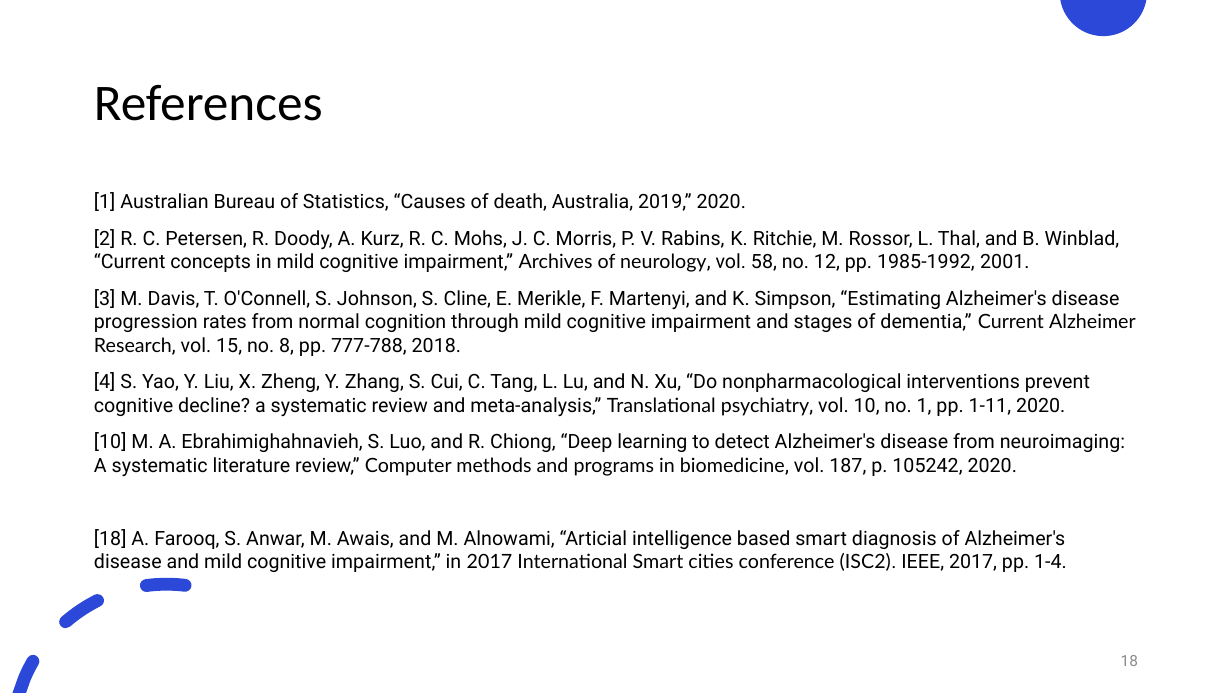
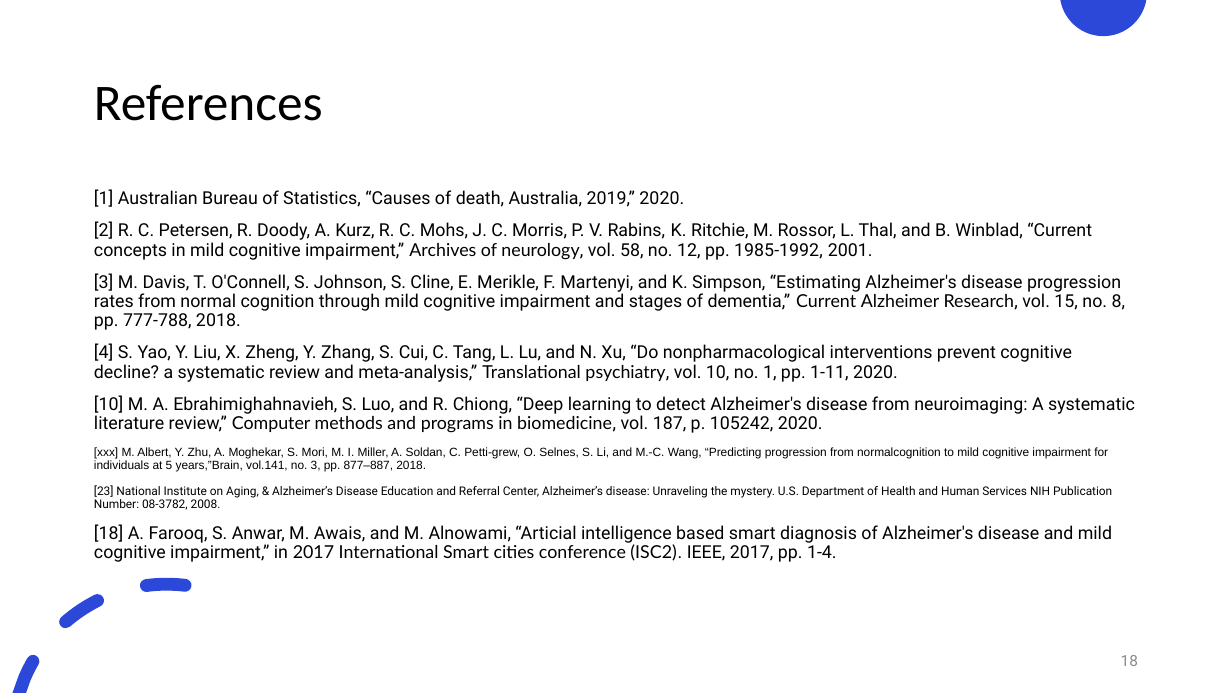
Before and after one commit to justin-bardwell/JB_AD, a slide deck: slide 18 of 21961992_Seminar.pptx. Drawn at 1232x693 pixels with LibreOffice and Linux fonts; fonts in the diff are those of the drawing. Boxes give left, top, right and bottom in pixels: in the first picture for what was removed or moved away, otherwise in the second. Text is boxed around its words. In the diff, an @@ line names an element or a change of style, - is before the commit and + after.

```diff
--- a/21961992_Seminar.pptx
+++ b/21961992_Seminar.pptx
@@ text at bbox=[94, 189, 1135, 562]: size 15.3 to 13.9 pt in "[1] Australian Bureau of Statistics, “Causes of ...", "[2] R. C. Petersen, R. Doody, A. ...", "[3] M. Davis, T. O'Connell, S. Johnson, ...", "[4] S. Yao, Y. Liu, X. Zheng, ..." and 2 more places; line spacing 1 to 0.9 @@
@@ text at bbox=[94, 447, 1112, 510]: paragraphs added @@
+[xxx] M. Albert, Y. Zhu, A. Moghekar, S. Mori, M. I. Miller, A. Soldan, C. Petti-grew, O. Selnes, S. Li, and M.-C. Wang, “Predicting progression from normalcognition to mild cognitive impairment for individuals at 5 years,”Brain, vol.141, no. 3, pp. 877–887, 2018.
+[23] National Institute on Aging, & Alzheimer’s Disease Education and Referral Center, Alzheimer’s disease: Unraveling the mystery. U.S. Department of Health and Human Services NIH Publication Number: 08-3782, 2008.
```
Also in this commit, not shown: 13 other slides changed, 3 slides added, 3 slides removed.
